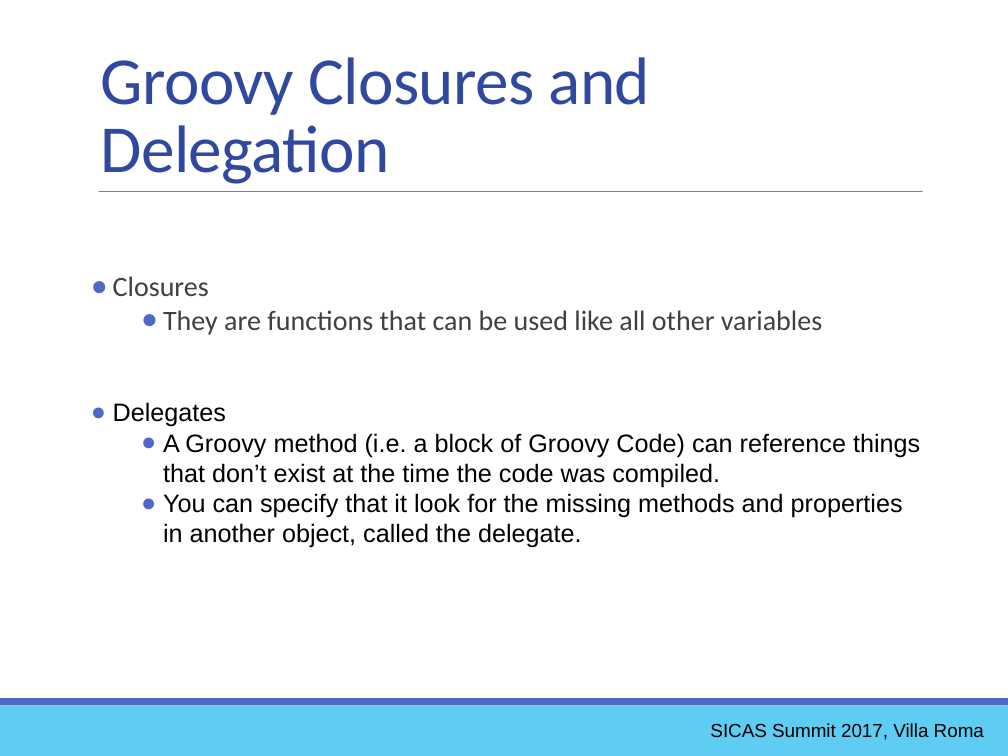
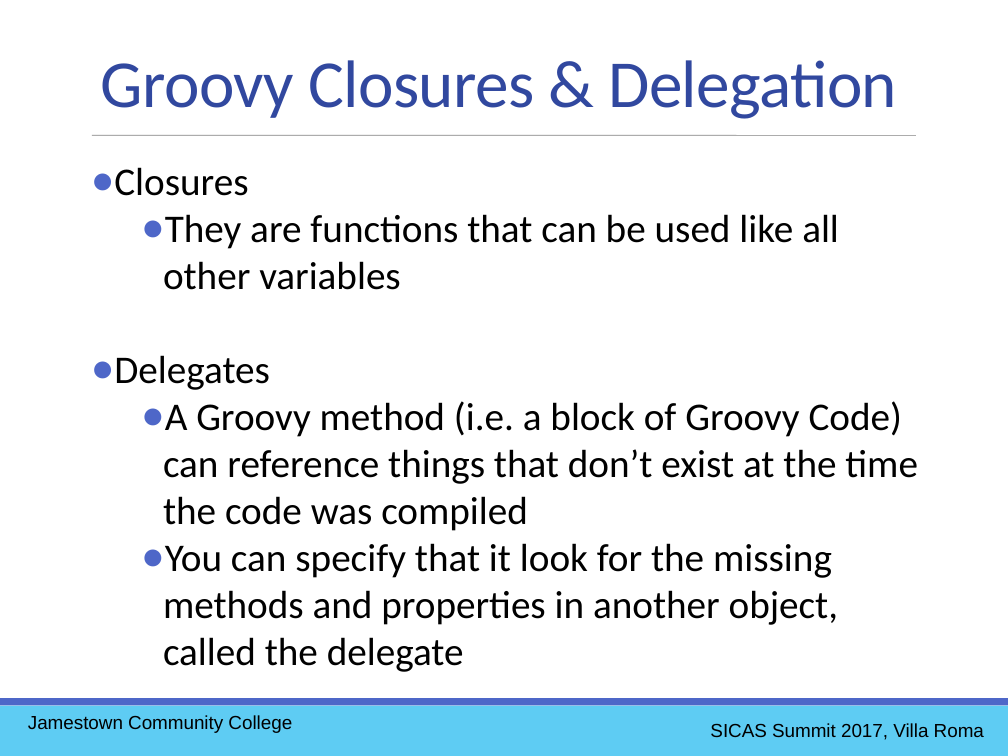
Before and after one commit to ewcole/simple_report, a slide deck: slide 46 of docs/SICAS_2017/Cole_Drop-In Reporting with Groovy.pptx (slide 38 before the commit). Drawn at 1008x756 pixels with LibreOffice and Linux fonts; fonts in the diff are those of the drawing. Boxes give left, top, right and bottom in pixels: in the first picture for what was removed or moved away, otherwise in the second. Text is boxed around its words. In the diff, an @@ line names an element or a change of style, - is before the commit and + after.

```diff
--- a/docs/SICAS_2017/Cole_Drop-In Reporting with Groovy.pptx
+++ b/docs/SICAS_2017/Cole_Drop-In Reporting with Groovy.pptx
@@ text at [101, 60, 897, 119]: text changed @@
-Groovy Closures and Delegation
+Groovy Closures & Delegation
@@ line moved from (99, 192) - (922, 192) to (92, 135) - (916, 135) @@
@@ text "Closures": place and size @@
-text "Closures" at [113, 276, 920, 548]
+text "Closures" at [114, 167, 918, 672]
@@ text at [114, 167, 839, 390]: size 20 to 28 pt, text colour #404040 to #000000 in "Closures", "They are functions that can be used ..."; size 18 to 28 pt, font Arial to Calibri in "Delegates" @@
@@ text at [163, 401, 918, 672]: text changed; size 18 to 28 pt; font Arial to Calibri @@
-  ● A Groovy method (i.e. a block of Groovy Code) can reference things that don’t exist at the time the code was compiled.
-  ● You can specify that it look for the missing methods and properties in another object, called the delegate.
+  ● A Groovy method (i.e. a block of Groovy Code) can reference things that don’t exist at the time the code was compiled
+  ● You can specify that it look for the missing methods and properties in another object, called the delegate
@@ text added at [28, 715, 292, 733], 13.5 pt, text #000000 @@
+Jamestown Community College
```
Also in this commit, not shown: 46 other slides changed, 8 slides added.
